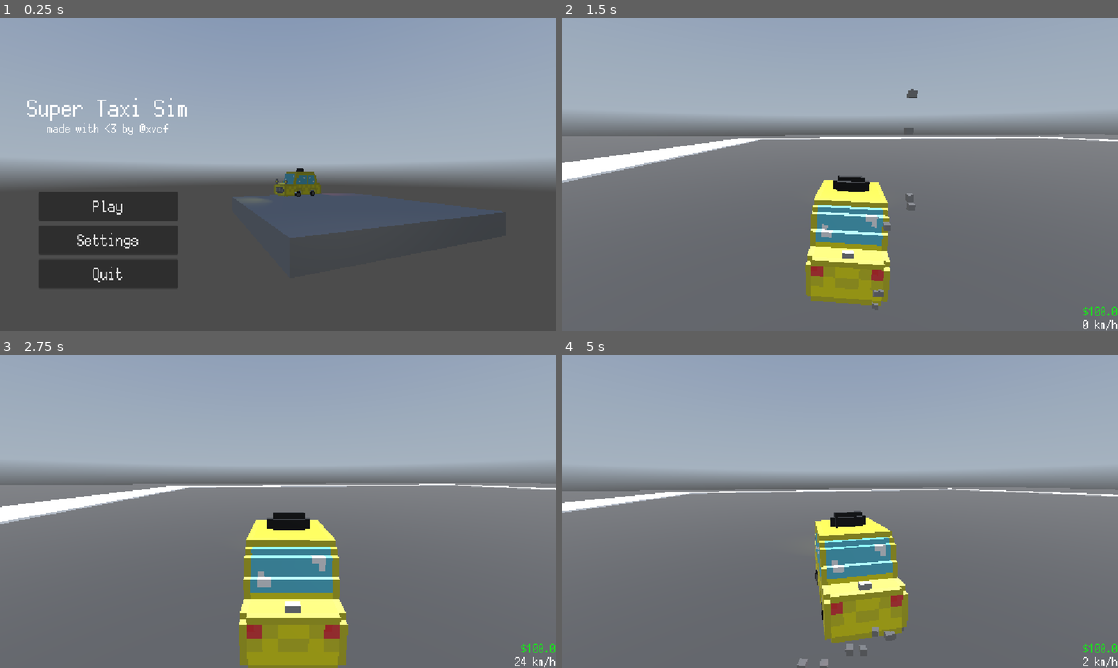
Above: before the commit, frames 1-4 (two rows, left to right).
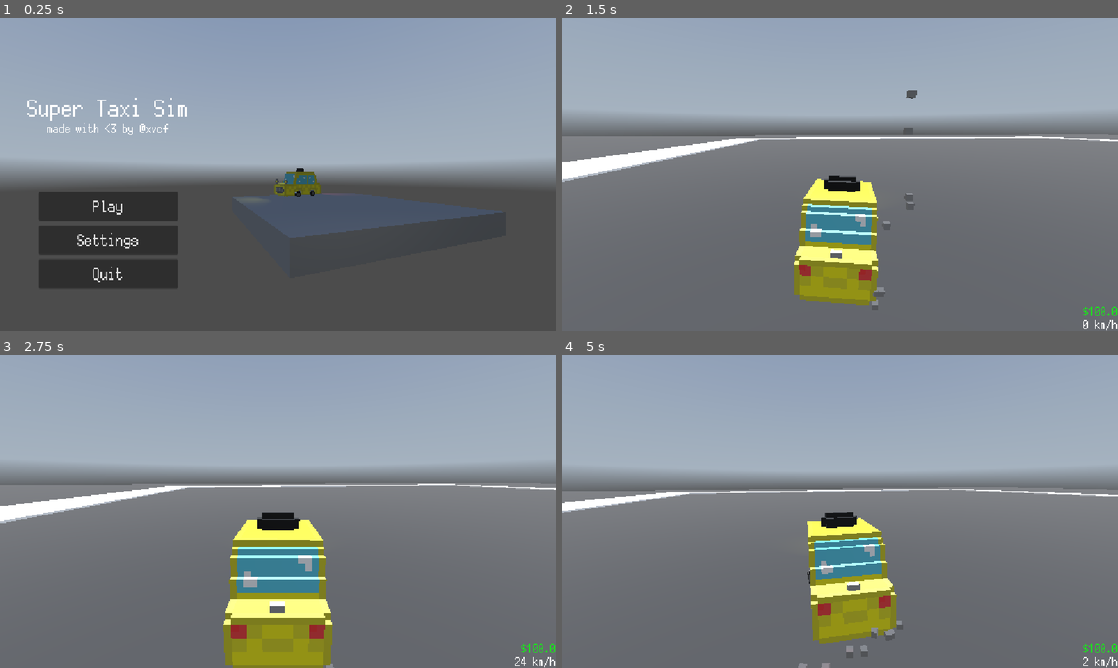
Above: after the commit, the same moments.

Repository: RafaeloxMC/super-taxi-sim
Game: Godot game, scene res://scenes/main_menu.tscn
Two runs of this game, one before a commit and one after it. Both use one fixed random seed, a clock stepped at 60 frames per second and the inputs below. A sky picture missing from this copy of the repository is replaced by a grey-blue gradient.
Inputs:
- Up to frame 1 (0.25 s): no input
- Up to frame 2 (1.5 s): click "Play" at 0.5 s; tap Enter at 1.25 s; hold D (steer_right) from 1.28 s (still down); tap Alt at 1.35 s
- Up to frame 3 (2.75 s): release D (steer_right) at 2.03 s; hold S (brake) from 2.03 s (still down); tap Shift at 2.1 s
- Up to frame 4 (5 s): release S (brake) at 2.78 s; hold D (steer_right) 2.78-3.53 s; tap Alt at 2.85, 4.35 s; hold W (accelerate) 3.53-4.28 s; tap Shift at 3.6 s; hold A (steer_left) from 4.28 s (still down)

The runs differ from the first frame. In frame 1, less than 0.1% of the frame differs, in the area x 52-53%, y 50-52%; in frame 2, 2.8%; in frame 3, 4.0%, in the area x 0-100%, y 40-100%; in frame 4, 2.9%.

Commit message:
Fix taxi being off-centered by 2px

Diff:
--- a/scenes/taxi.tscn
+++ b/scenes/taxi.tscn
@@ -39,7 +39,7 @@
 [node name="RayCast3D" type="RayCast3D" parent="Car"]
 
 [node name="Model" parent="Car" instance=ExtResource("1_i2df7")]
-transform = Transform3D(0.1, 0, 0, 0, 0.1, 0, 0, 0, 0.1, 0.19850981, 0, 0)
+transform = Transform3D(0.1, 0, 0, 0, 0.1, 0, 0, 0, 0.1, 0, 0, 0)
 
 [node name="GPUParticles3D" type="GPUParticles3D" parent="Car/Model"]
 transform = Transform3D(10, 0, 0, 0, 10, 0, 0, 0, 10, -6.727935, 1.0279012, -15.84866)
@@ -69,7 +69,7 @@
 light_color = Color(1, 0.36778843, 0.3002166, 1)
 
 [node name="Wheels" type="Node3D" parent="Car/Model"]
-transform = Transform3D(10, 0, 0, 0, 10, 0, 0, 0, 10, -1.9850981, 0, 0)
+transform = Transform3D(10, 0, 0, 0, 10, 0, 0, 0, 10, 0, 0, 0)
 
 [node name="br" type="Node3D" parent="Car/Model/Wheels"]
 transform = Transform3D(1, 0, 0, 0, 1, 0, 0, 0, 1, -0.65, 0.2, -0.8)
Not shown, changed: assets/models/taxi.gltf
